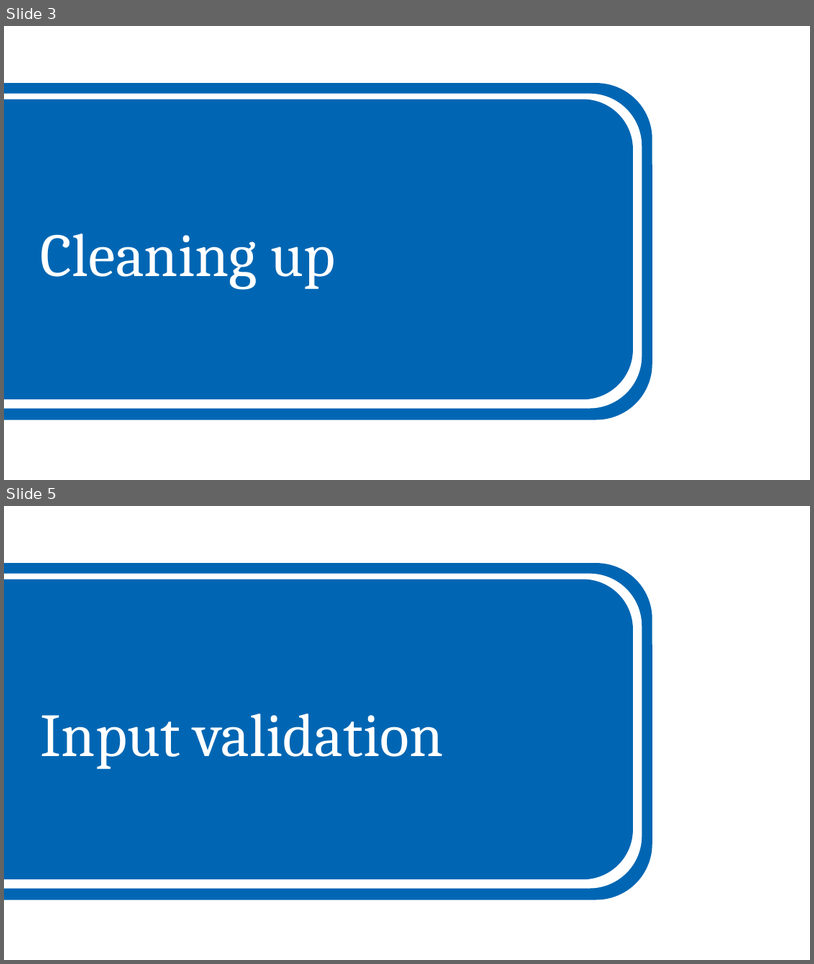
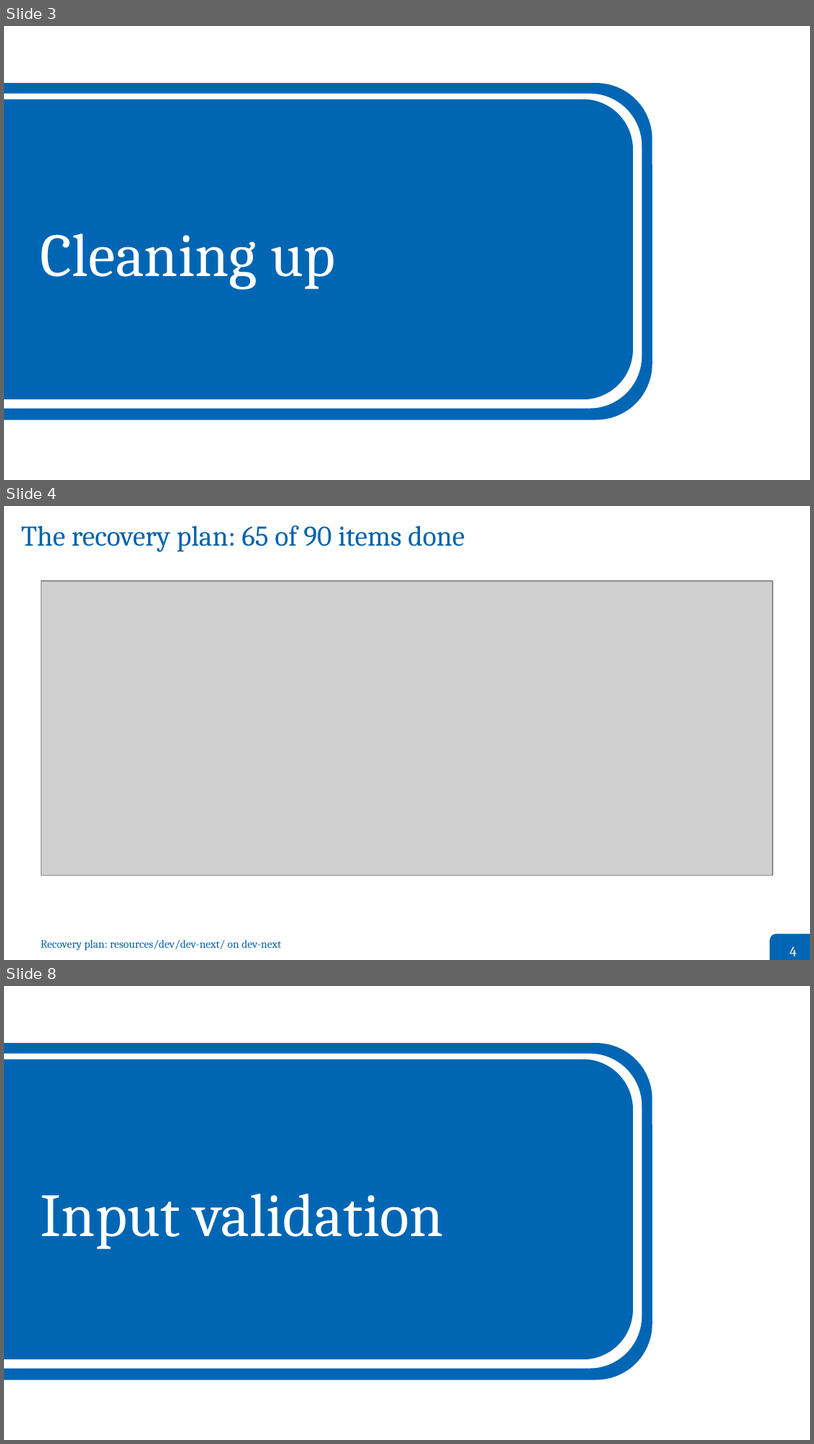
Before and after one commit to grand-mother/grand, a slide deck: resources/dev/dev-next/presentations/2026-10-01-GRAND_Weekly_Meeting/2026-10-01-Bustamante-GRAND_Weekly_Meeting.odp. Shown one above the other, each under a label of ours: slides 3 and 5 before the commit, slides 3, 4 and 8 after it; the slides between them are not shown. The pictures are 814x964 and 814x1444 pixels, drawn with LibreOffice and Linux fonts; fonts in the diff are those of the drawing; grey boxes stand for pictures. Boxes give left, top, right and bottom in pixels: in the first picture for what was removed or moved away, otherwise in the second. Text is boxed around its words. In the diff, an @@ line names an element or a change of style, - is before the commit and + after.

```diff
--- a/resources/dev/dev-next/presentations/2026-10-01-GRAND_Weekly_Meeting/2026-10-01-Bustamante-GRAND_Weekly_Meeting.odp
+++ b/resources/dev/dev-next/presentations/2026-10-01-GRAND_Weekly_Meeting/2026-10-01-Bustamante-GRAND_Weekly_Meeting.odp
@@ slide 4 added at (4,506,810,960), background #FFFFFF @@
@@ title added at (21,525,465,552), 28 pt, text #0262AB @@
+The recovery plan: 65 of 90 items done
@@ picture added at (41,581,773,875) @@
@@ rounded rectangle added at (770,934,810,960), fill #0066B3 @@
@@ text added at (41,939,281,950), 11 pt, text #0262AB @@
+Recovery plan: resources/dev/dev-next/ on dev-next
@@ text added at (790,946,797,956), 14 pt, text #FFFFFF @@
+4
@@ what was slide 5 is now slide 8 @@
```
Also in this commit, not shown: 7 slides changed, 8 other slides added, 4 slides removed, 9 other files.
